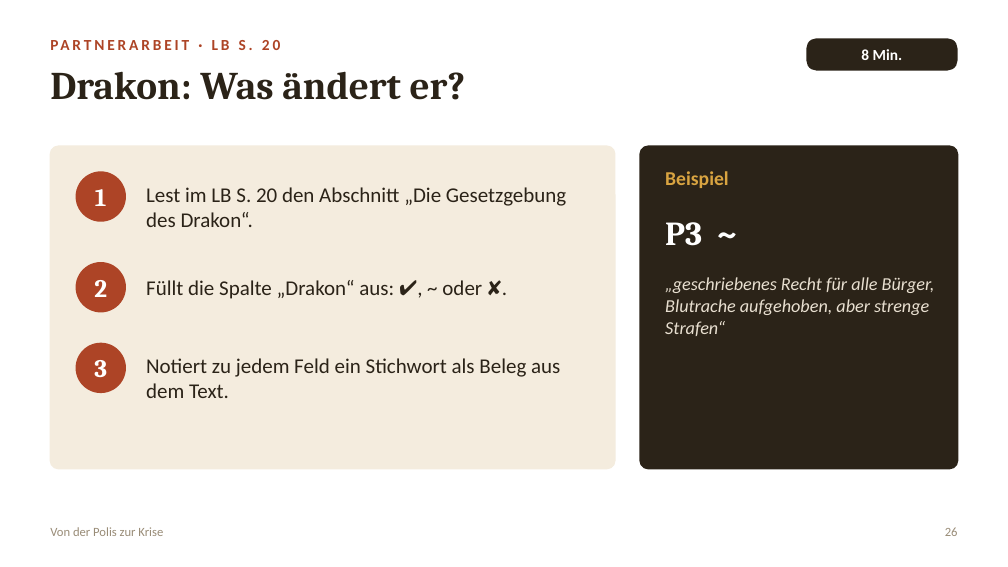
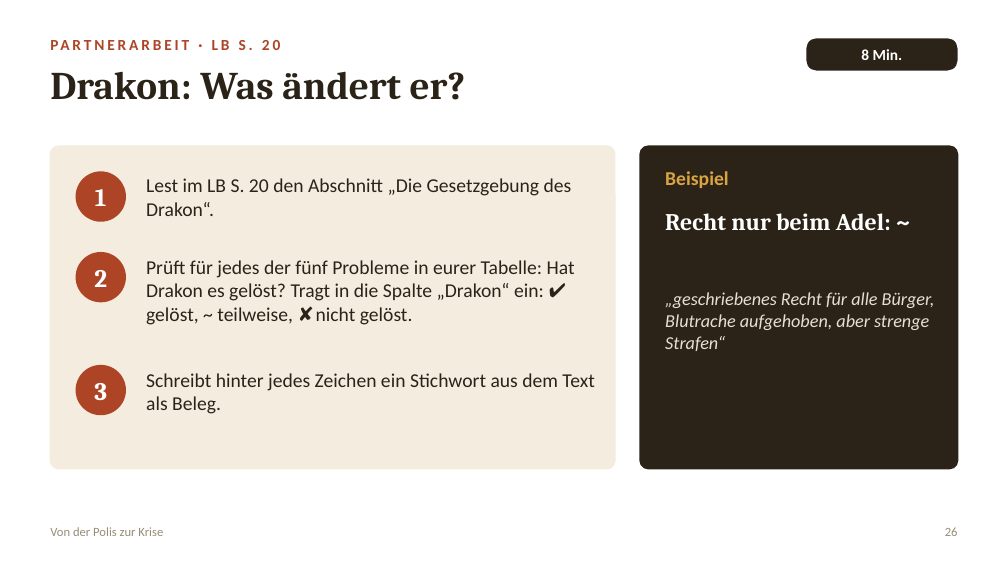
Before and after one commit to golzkonstantin-gif/Schule, a slide deck: slide 26 of Geschichte_11/Doppelstunde_Solon/Folien_Doppelstunde_Drakon_Solon.pptx. Drawn at 1008x567 pixels with LibreOffice and Linux fonts; fonts in the diff are those of the drawing. Boxes give left, top, right and bottom in pixels: in the first picture for what was removed or moved away, otherwise in the second. Text is boxed around its words. In the diff, an @@ line names an element or a change of style, - is before the commit and + after.

```diff
--- a/Geschichte_11/Doppelstunde_Solon/Folien_Doppelstunde_Drakon_Solon.pptx
+++ b/Geschichte_11/Doppelstunde_Solon/Folien_Doppelstunde_Drakon_Solon.pptx
@@ text "Lest im LB S. 20 ...": place and size @@
-text "Lest im LB S. 20 ..." at (146,187,566,227)
+text "Lest im LB S. 20 ..." at (146,178,572,216)
@@ text "Lest im LB S. 20 ..." at (146,178,572,216): size 15 to 14 pt @@
@@ text at (665,213,891,230): text changed; size 24 to 17 pt @@
-P3 ~
+Recht nur beim Adel: ~
@@ ellipse "2": place and size @@
-ellipse "2" at (76,262,126,312)
+ellipse "2" at (76,252,126,302)
@@ text at (146,260,575,325): text changed; size 15 to 14 pt @@
-Füllt die Spalte „Drakon“ aus: ✔, ~ oder ✘.
+Prüft für jedes der fünf Probleme in eurer Tabelle: Hat Drakon es gelöst? Tragt in die Spalte „Drakon“ ein: ✔ gelöst, ~ teilweise, ✘ nicht gelöst.
@@ text "„geschriebenes Recht für alle Bürger, ...": place and size @@
-text "„geschriebenes Recht für alle Bürger, ..." at (665,277,935,336)
+text "„geschriebenes Recht für alle Bürger, ..." at (665,292,935,351)
@@ ellipse "3": place and size @@
-ellipse "3" at (76,343,126,393)
+ellipse "3" at (76,365,126,415)
@@ text at (146,373,594,414): text changed; size 15 to 14 pt @@
-Notiert zu jedem Feld ein Stichwort als Beleg aus dem Text.
+Schreibt hinter jedes Zeichen ein Stichwort aus dem Text als Beleg.
```
Also in this commit, not shown: 9 other slides changed.
